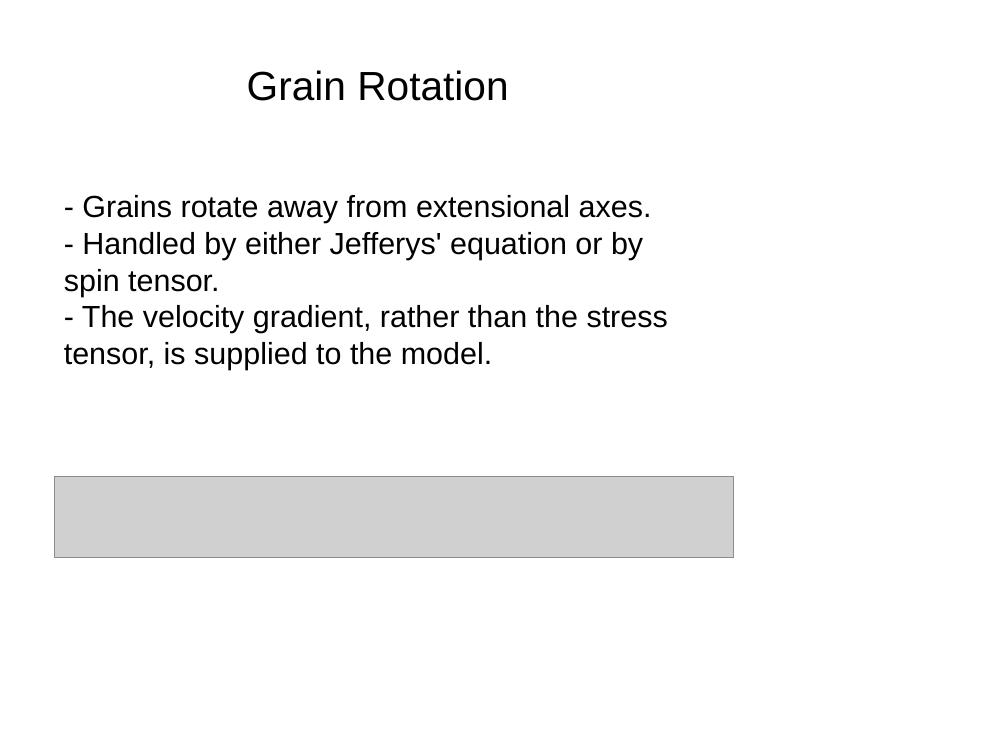
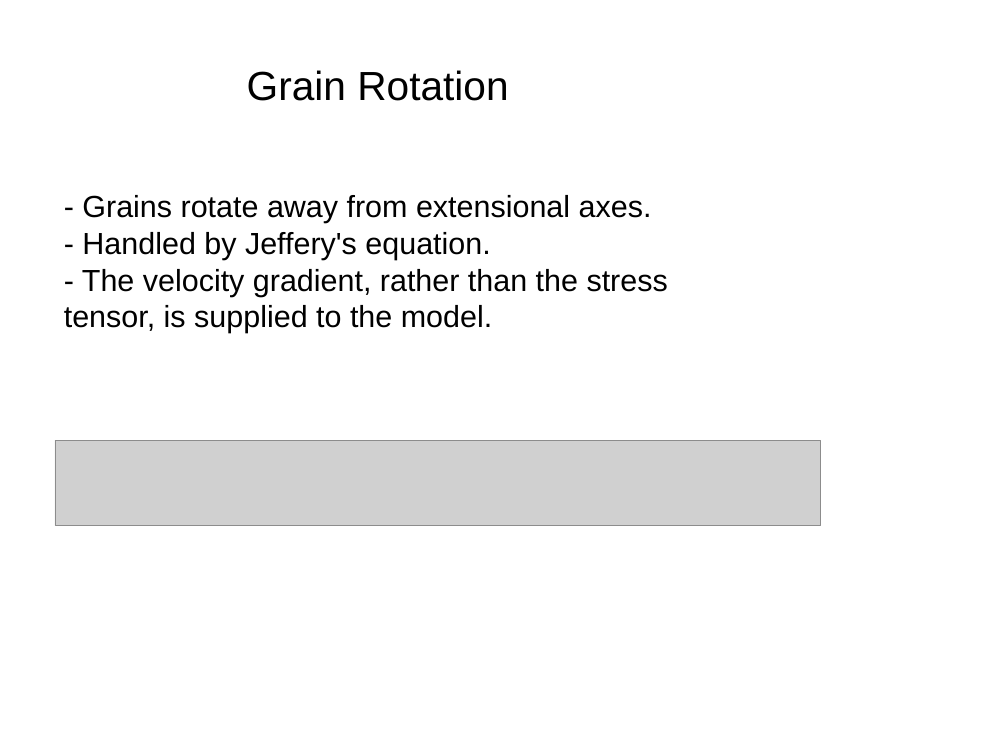
Before and after one commit to jokulhlaup/rbf, a slide deck: slide 6 of manus/glunch.odp. Drawn at 1008x756 pixels with LibreOffice and Linux fonts; fonts in the diff are those of the drawing; grey boxes stand for pictures; background and template pictures are left out. Boxes give left, top, right and bottom in pixels: in the first picture for what was removed or moved away, otherwise in the second. Text is boxed around its words. In the diff, an @@ line names an element or a change of style, - is before the commit and + after.

```diff
--- a/manus/glunch.odp
+++ b/manus/glunch.odp
@@ text at (x1=82, y1=232, x2=490, y2=260): text changed @@
-- Handled by either Jefferys' equation or by spin tensor.
+- Handled by Jeffery's equation.
@@ picture resized from (x1=55, y1=477, x2=735, y2=558) to (x1=55, y1=440, x2=820, y2=526) @@
```
Also in this commit, not shown: 2 other slides changed, 7 other files.
